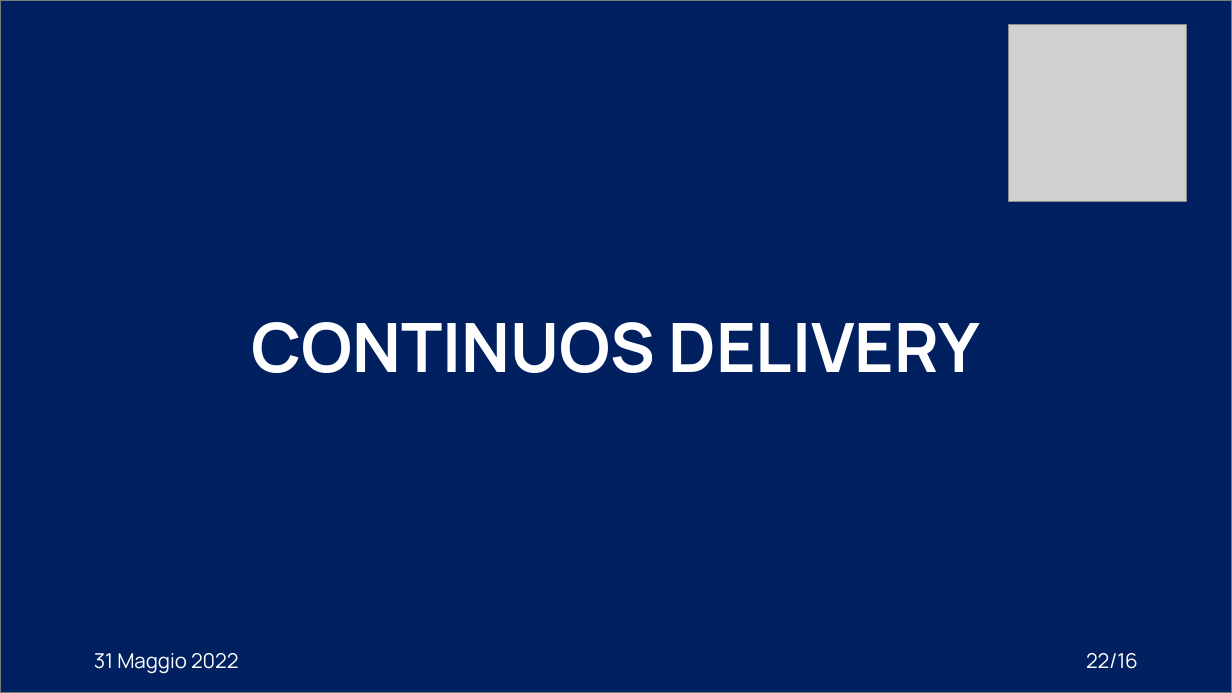
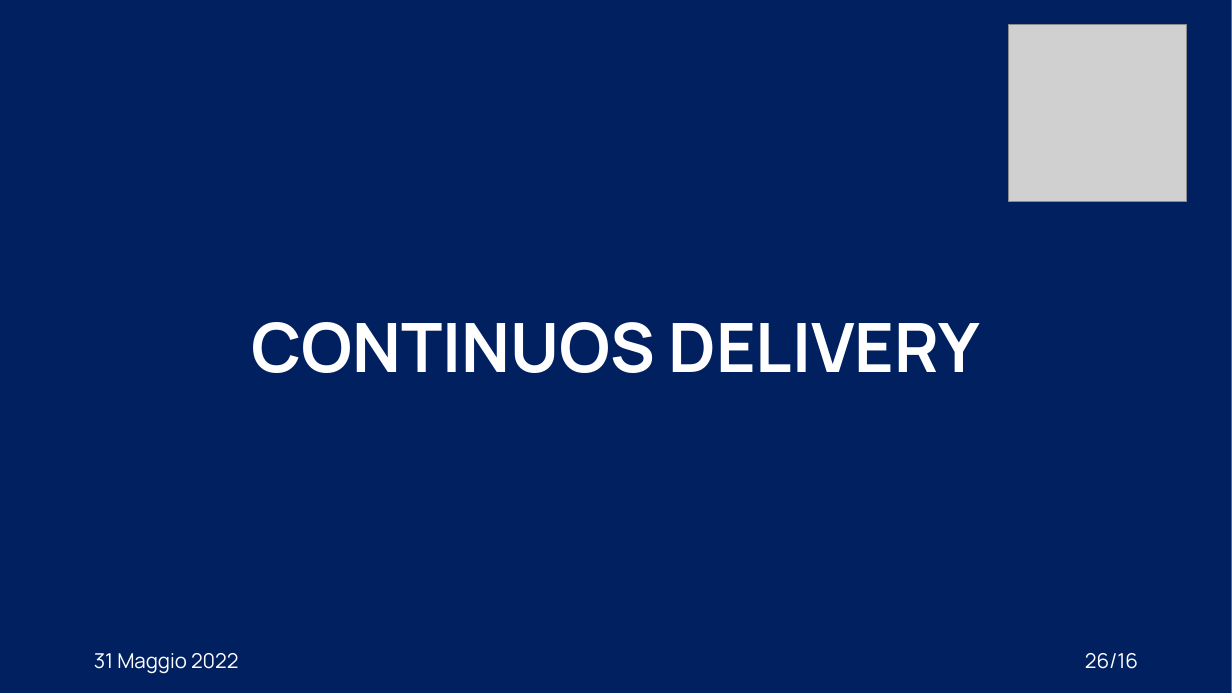
Before and after one commit to XidaZ3/MTSSAssignment3, a slide deck: slide 26 of MTSSAssignment3.pptx (slide 22 before the commit). Drawn at 1232x693 pixels with LibreOffice and Linux fonts; fonts in the diff are those of the drawing; grey boxes stand for pictures. Boxes give left, top, right and bottom in pixels: in the first picture for what was removed or moved away, otherwise in the second. Text is boxed around its words. In the diff, an @@ line names an element or a change of style, - is before the commit and + after.

```diff
--- a/MTSSAssignment3.pptx
+++ b/MTSSAssignment3.pptx
@@ rectangle at (x1=0, y1=0, x2=1232, y2=693): outline #7A7A7A 1 pt to none @@
@@ page number at (x1=1085, y1=653, x2=1138, y2=669): text changed @@
-22/16
+26/16
```
Also in this commit, not shown: 10 other slides changed, 4 slides added, 5 other files.
